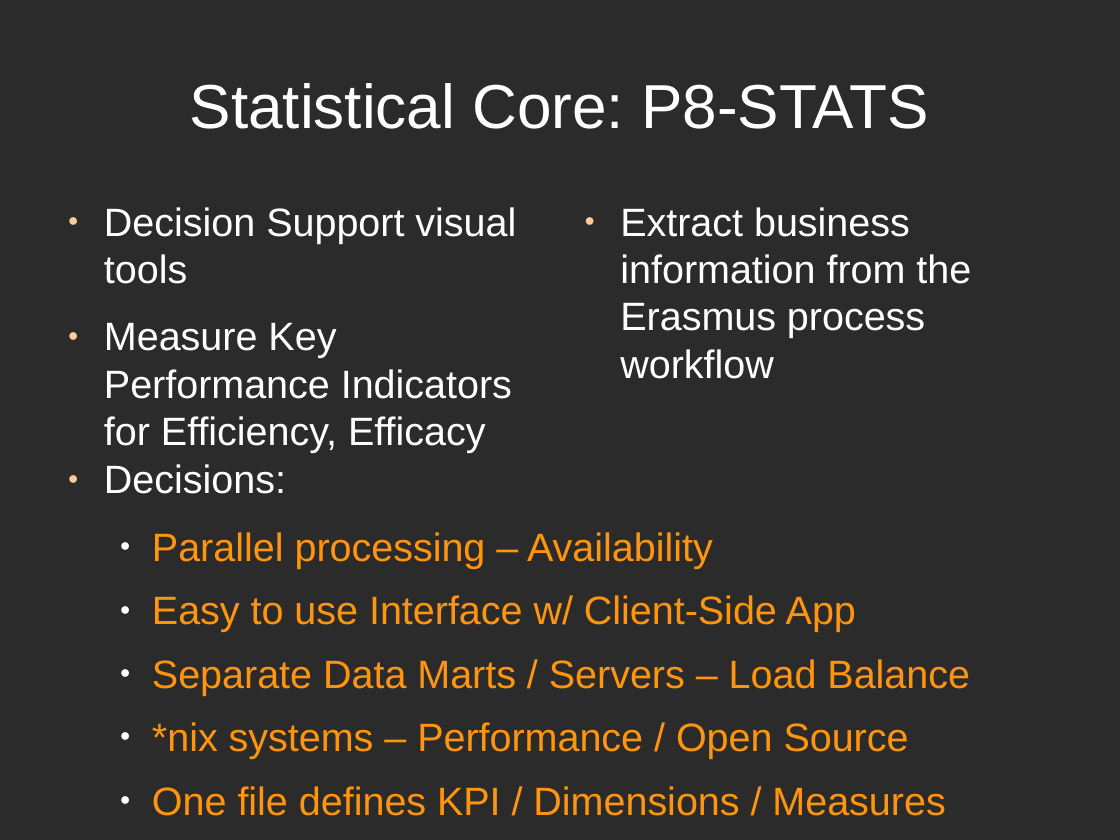
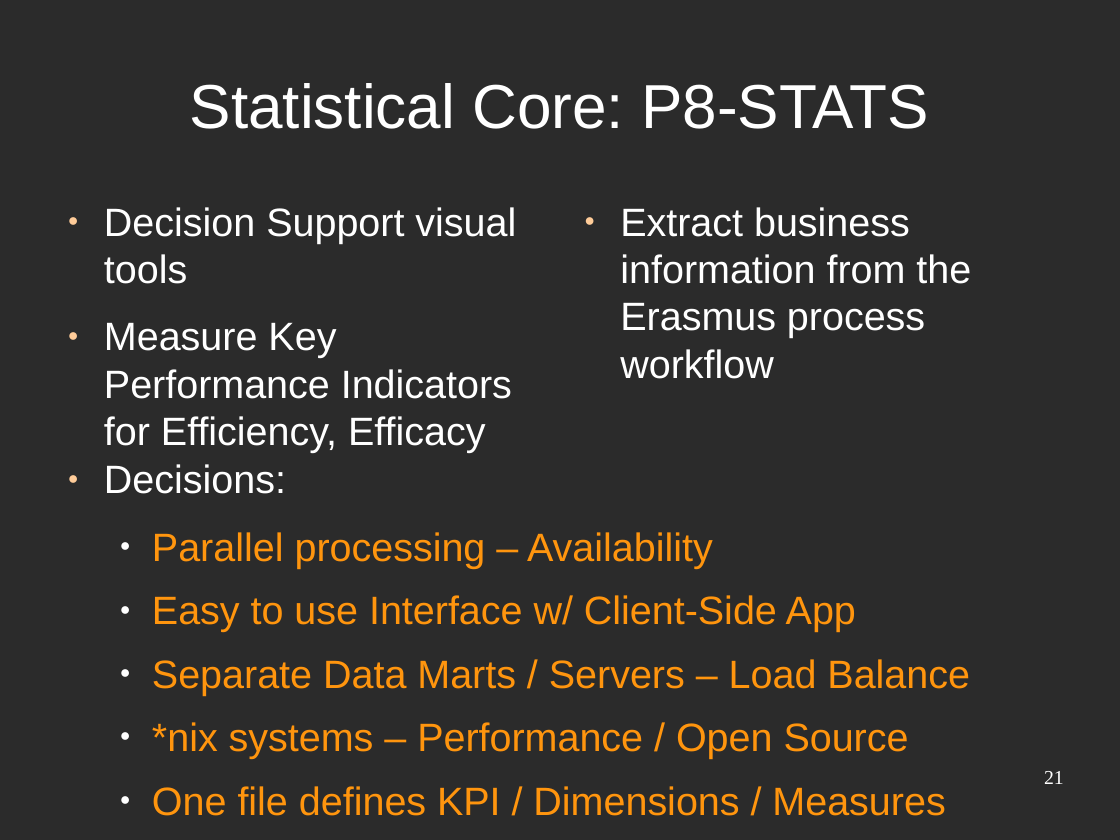
Before and after one commit to djjorjinho/mutworange_2011, a slide deck: slide 21 of documents/presentation/final_presentation.odp (slide 22 before the commit). Drawn at 1120x840 pixels with LibreOffice and Linux fonts; fonts in the diff are those of the drawing; background and template pictures are left out; a plain dark background stands for a picture behind light text. Boxes give left, top, right and bottom in pixels: in the first picture for what was removed or moved away, otherwise in the second. Text is boxed around its words. In the diff, an @@ line names an element or a change of style, - is before the commit and + after.

```diff
--- a/documents/presentation/final_presentation.odp
+++ b/documents/presentation/final_presentation.odp
@@ page number added at [1044,771,1064,784], 14 pt, text #FFFFFF @@
+21
```
Also in this commit, not shown: 22 other slides changed, 1 slide added, 2 slides removed.
